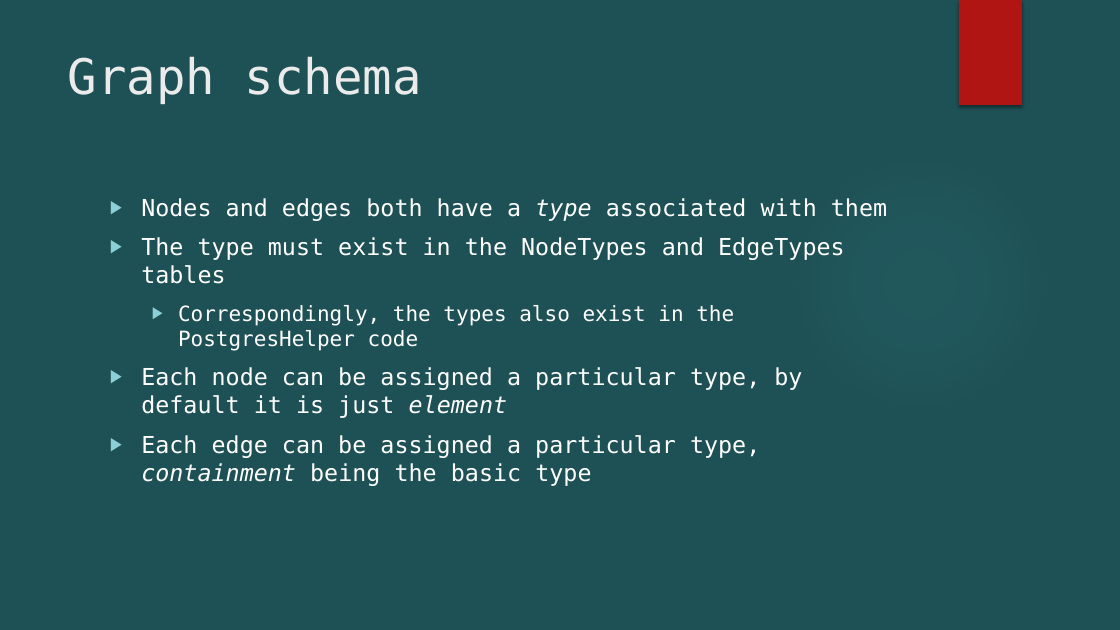
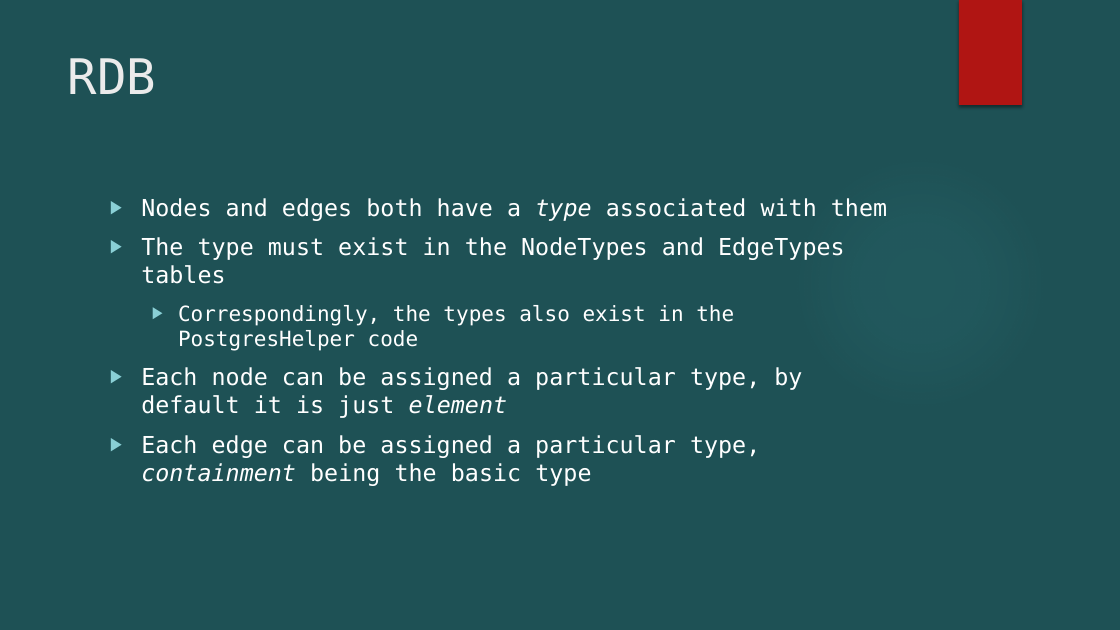
Before and after one commit to Open-MBEE/mms-alfresco, a slide deck: slide 5 of mms-ent/docs/MMS using ES + PG.pptx (slide 6 before the commit). Drawn at 1120x630 pixels with LibreOffice and Linux fonts; fonts in the diff are those of the drawing; background and template pictures are left out. Boxes give left, top, right and bottom in pixels: in the first picture for what was removed or moved away, otherwise in the second. Text is boxed around its words. In the diff, an @@ line names an element or a change of style, - is before the commit and + after.

```diff
--- a/mms-ent/docs/MMS using ES + PG.pptx
+++ b/mms-ent/docs/MMS using ES + PG.pptx
@@ title at (68, 58, 157, 94): text changed @@
-Graph schema
+RDB
```
Also in this commit, not shown: 11 other slides changed, 13 slides removed, 2 other files.
